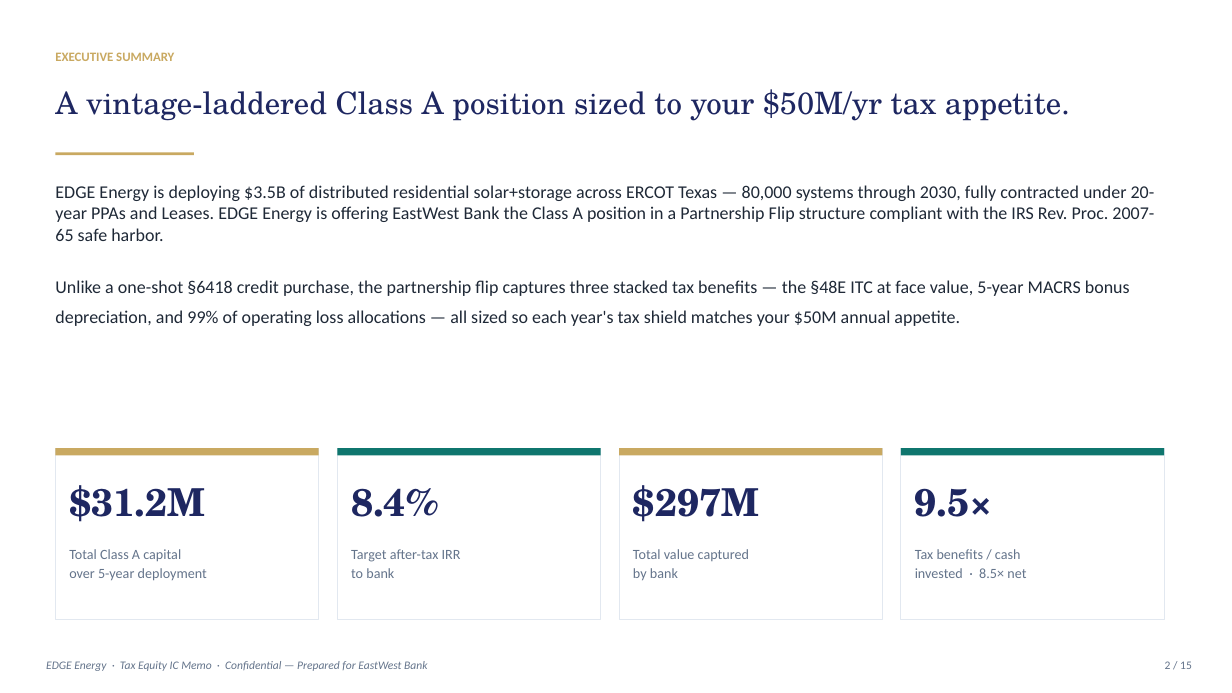
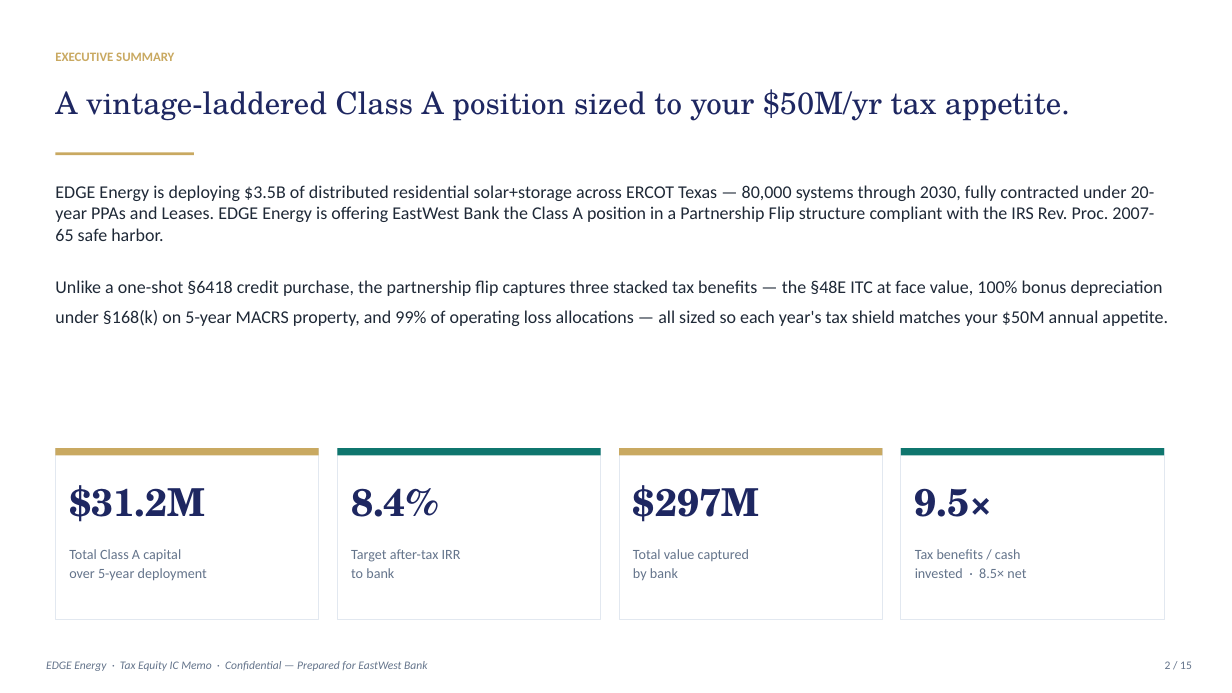
Before and after one commit to allurecg/Financial-Model, a slide deck: slide 2 of EDGE-EastWest-Bank-TaxEquity-IC-Memo.pptx. Drawn at 1232x693 pixels with LibreOffice and Linux fonts; fonts in the diff are those of the drawing. Boxes give left, top, right and bottom in pixels: in the first picture for what was removed or moved away, otherwise in the second. Text is boxed around its words. In the diff, an @@ line names an element or a change of style, - is before the commit and + after.

```diff
--- a/EDGE-EastWest-Bank-TaxEquity-IC-Memo.pptx
+++ b/EDGE-EastWest-Bank-TaxEquity-IC-Memo.pptx
@@ text at <box>55,185,1168,326</box>: text changed @@
-EDGE Energy is deploying $3.5B of distributed residential solar+storage across ERCOT Texas — 80,000 systems through 2030, fully contracted under 20-year PPAs and Leases. EDGE Energy is offering EastWest Bank the Class A position in a Partnership Flip structure compliant with the IRS Rev. Proc. 2007-65 safe harbor.
-Unlike a one-shot §6418 credit purchase, the partnership flip captures three stacked tax benefits — the §48E ITC at face value, 5-year MACRS bonus depreciation, and 99% of operating loss allocations — all sized so each year's tax shield matches your $50M annual appetite.
+EDGE Energy is deploying $3.5B of distributed residential solar+storage across ERCOT Texas — 80,000 systems through 2030, fully contracted under 20-year PPAs and Leases. EDGE Energy is offering EastWest Bank the Class A position in a Partnership Flip structure compliant with the IRS Rev. Proc. 2007-65 safe harbor.
+Unlike a one-shot §6418 credit purchase, the partnership flip captures three stacked tax benefits — the §48E ITC at face value, 100% bonus depreciation under §168(k) on 5-year MACRS property, and 99% of operating loss allocations — all sized so each year's tax shield matches your $50M annual appetite.
```
Also in this commit, not shown: 8 other slides changed, 1 other file.
